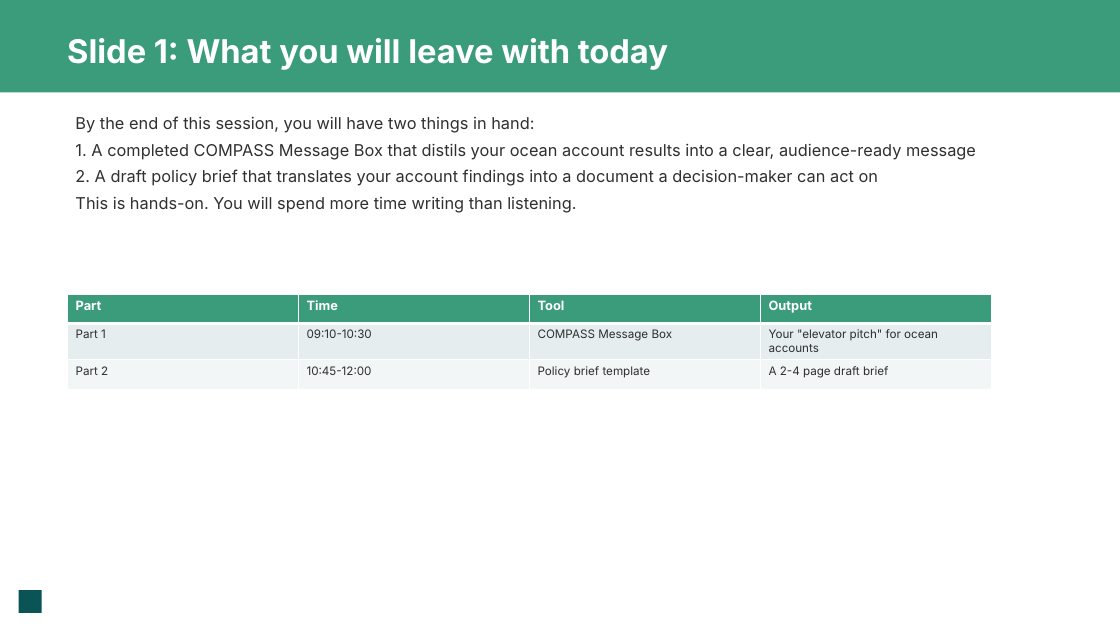
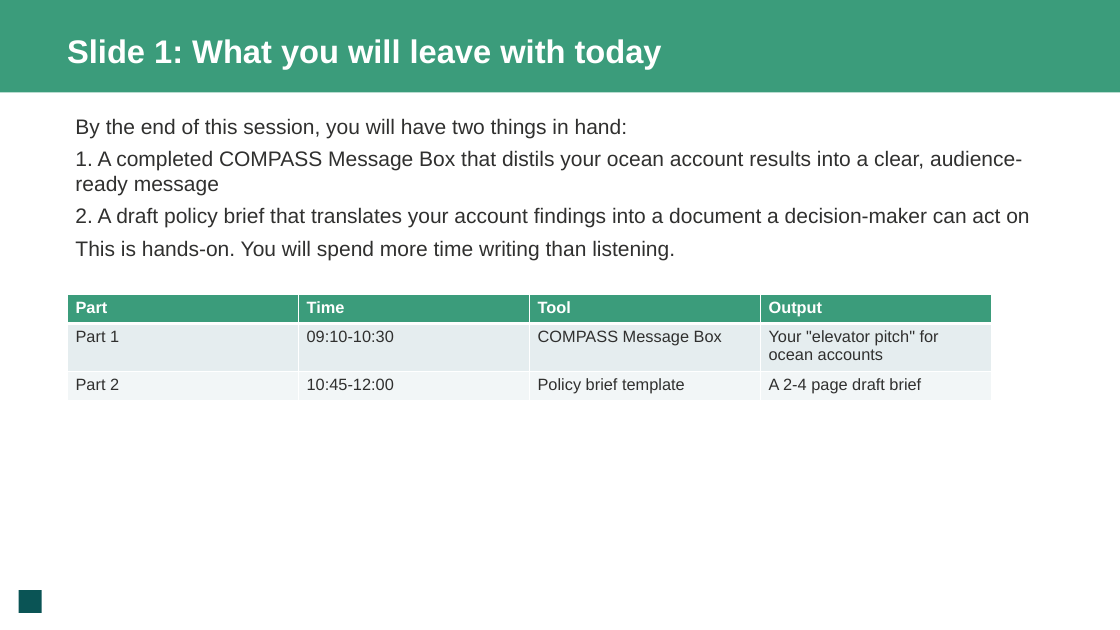
Before and after one commit to MariaGAlarcon/ocean-accounts-expert, a slide deck: slide 2 of s-s-event-bogor/sessions/day-3/policy-brief-clinic/policy-brief-slides.pptx. Drawn at 1120x630 pixels with LibreOffice and Linux fonts; fonts in the diff are those of the drawing; background and template pictures are left out. Boxes give left, top, right and bottom in pixels: in the first picture for what was removed or moved away, otherwise in the second. Text is boxed around its words. In the diff, an @@ line names an element or a change of style, - is before the commit and + after.

```diff
--- a/s-s-event-bogor/sessions/day-3/policy-brief-clinic/policy-brief-slides.pptx
+++ b/s-s-event-bogor/sessions/day-3/policy-brief-clinic/policy-brief-slides.pptx
@@ rectangle "Slide 1: What you will ..." at box(0, 0, 1120, 92): font Inter to Arial @@
@@ text "By the end of this ..." at box(75, 118, 1029, 260): size 14 to 18 pt, font Inter to Arial @@
@@ table at box(67, 294, 991, 397) @@
@@ size 11 to 14 pt in "Part", "Time", "Tool", "Output" @@
@@ font Inter to Arial @@
@@ size 10 to 14 pt in "Part 1", "09:10-10:30", "COMPASS Message Box", "Your "elevator pitch" for ocean accounts" and 4 more places @@
```
Also in this commit, not shown: 14 other slides changed, 2 other files.
